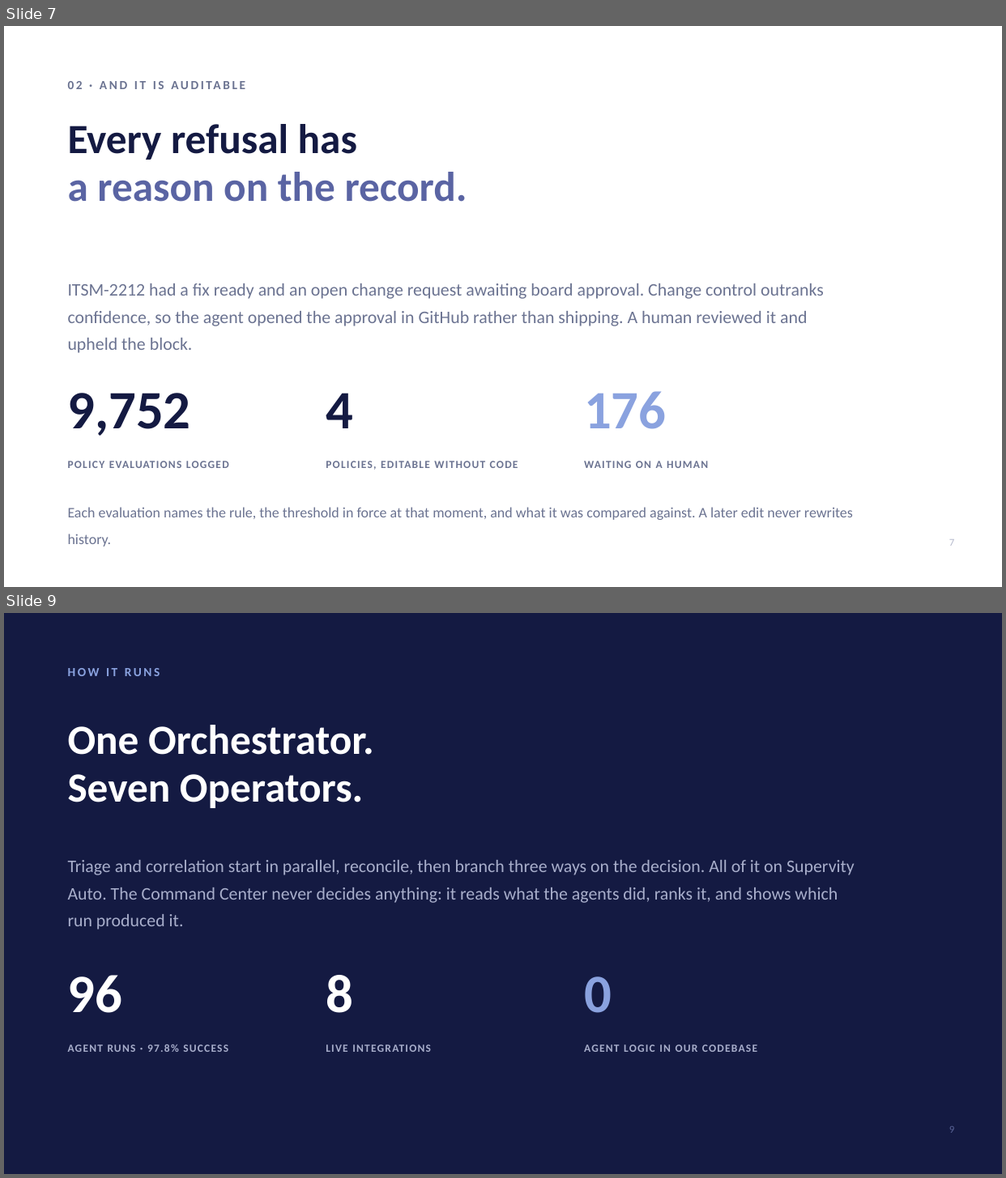
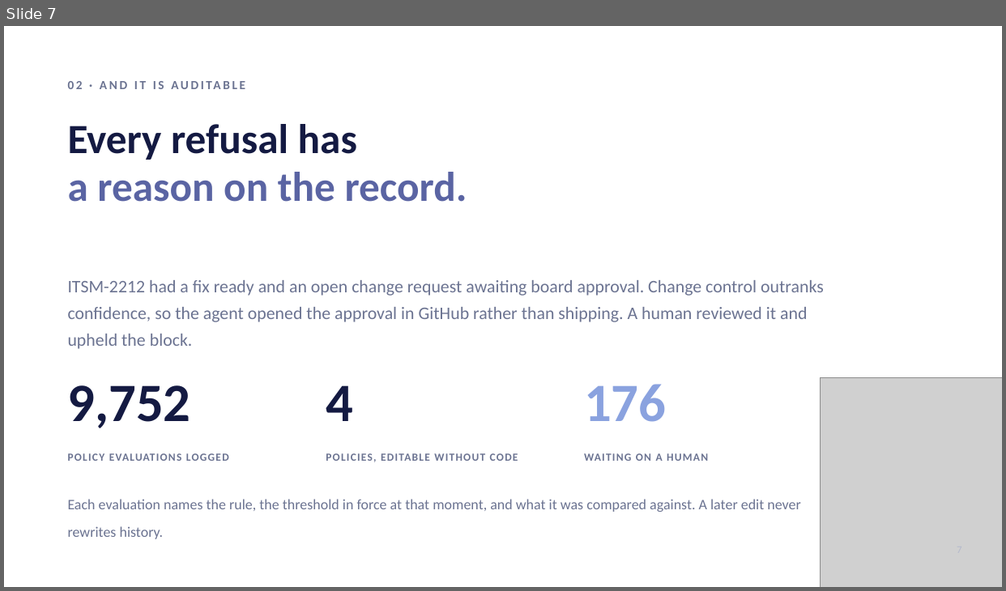
Before and after one commit to ZenBen5173/service-desk-command-center, a slide deck: docs/Service-Desk-Command-Center.pptx. Shown one above the other, each under a label of ours: slides 7 and 9 before the commit, slide 7 after it; the slides between them are not shown. The pictures are 1006x1178 and 1006x591 pixels, drawn with LibreOffice and Linux fonts; fonts in the diff are those of the drawing; grey boxes stand for pictures. Boxes give left, top, right and bottom in pixels: in the first picture for what was removed or moved away, otherwise in the second. Text is boxed around its words. In the diff, an @@ line names an element or a change of style, - is before the commit and + after.

```diff
--- a/docs/Service-Desk-Command-Center.pptx
+++ b/docs/Service-Desk-Command-Center.pptx
@@ slide 9 removed at (4, 613, 1002, 1174), background #141A42 @@
@@ text removed at (68, 668, 160, 676) @@
-HOW IT RUNS
@@ text removed at (68, 725, 374, 808) @@
-One Orchestrator.
-Seven Operators.
@@ text removed at (68, 860, 854, 930) @@
-Triage and correlation start in parallel, reconcile, then branch three ways on the decision. All of it on Supervity Auto. The Command Center never decides anything: it reads what the agents did, ranks it, and shows which run produced it.
@@ text removed at (68, 975, 123, 1013) @@
-96
@@ text removed at (326, 975, 353, 1013) @@
-8
@@ text removed at (584, 977, 612, 1013) @@
-0
@@ text removed at (68, 1045, 228, 1052) @@
-AGENT RUNS · 97.8% SUCCESS
@@ text removed at (326, 1045, 431, 1052) @@
-LIVE INTEGRATIONS
@@ text removed at (584, 1045, 757, 1052) @@
-AGENT LOGIC IN OUR CODEBASE
@@ text removed at (949, 1127, 954, 1133) @@
-9
@@ slide 7 changed as well @@
@@ text "ITSM-2212 had a fix ready ...": place and size @@
-text "ITSM-2212 had a fix ready ..." at (68, 284, 824, 350)
+text "ITSM-2212 had a fix ready ..." at (68, 280, 824, 349)
@@ picture added at (820, 378, 1002, 587) @@
@@ 6 texts: place and size @@
-6 texts at (68, 391, 708, 470)
+6 texts at (68, 384, 708, 463)
@@ text "Each evaluation names the rule, ..." rewrapped from (68, 507, 853, 547) to (68, 499, 800, 540) @@
@@ text removed at (949, 540, 954, 546) @@
-7
```
Also in this commit, not shown: 9 other slides changed, 1 slide added, 1 other file.
